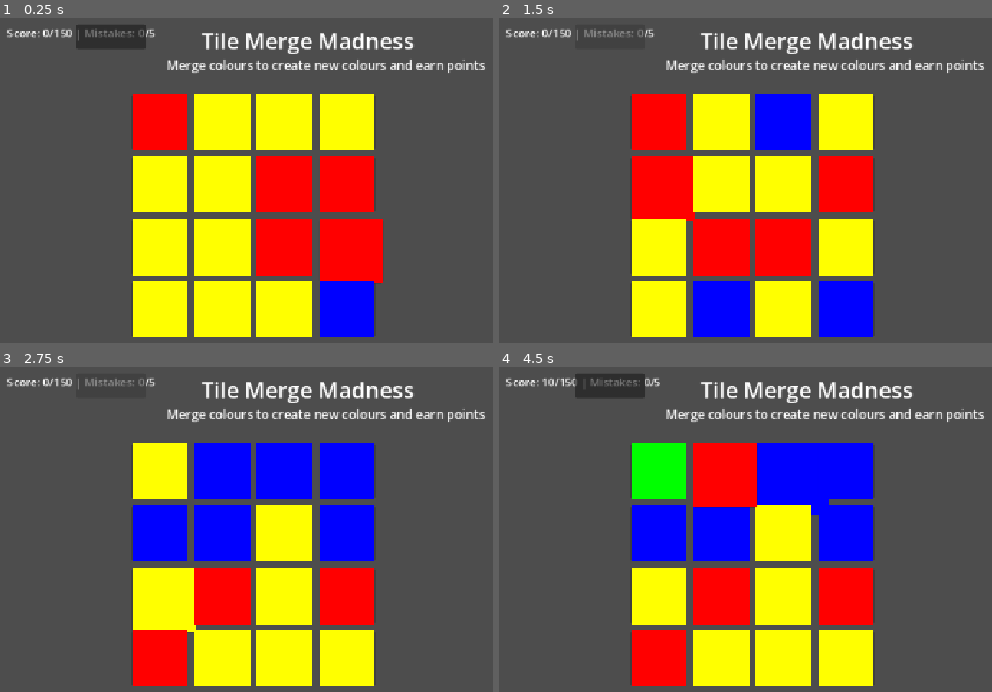
Above: before the commit, frames 1-4 (two rows, left to right).
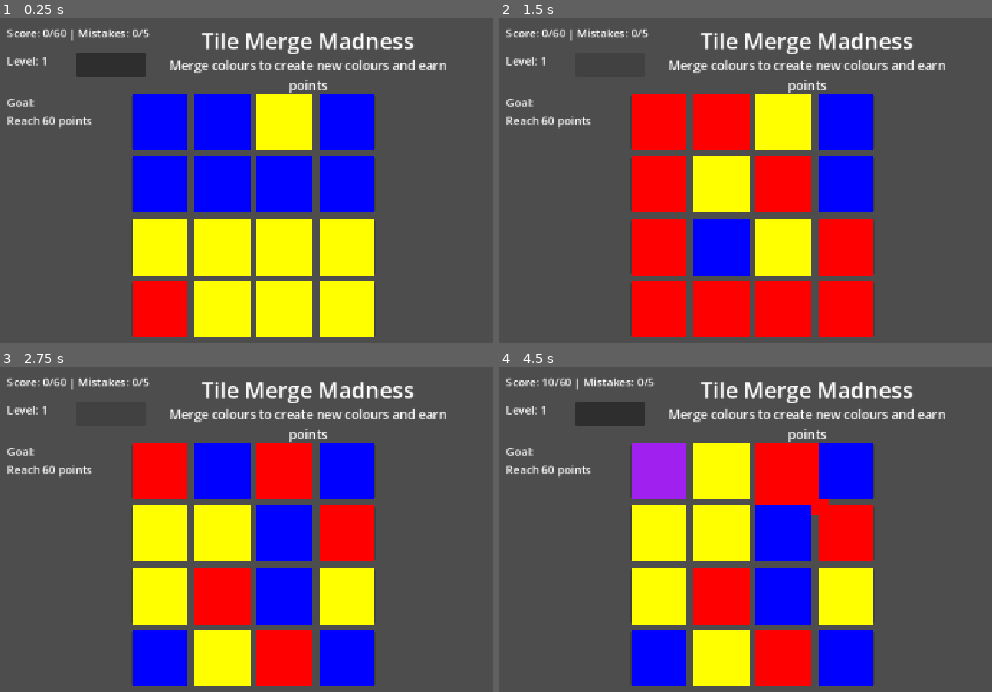
Above: after the commit, the same moments.

Repository: J-bot-oss/Tile-Merge-Godot
Game: Godot game, scene res://scenes/Game.tscn
Two runs of this game, one before a commit and one after it. Both use one fixed random seed, a clock stepped at 60 frames per second and the inputs below.
Inputs (mouse positions are in pixels of both pictures, inside the frame that each line leads up to; where the layout moved, square brackets give the same spot in the first picture):
- Up to frame 1 (0.25 s): no input
- Up to frame 2 (1.5 s): click (612, 63) [612, 37] at 0.5 s; click (612, 63) [612, 37] at 1.25 s
- Up to frame 3 (2.75 s): click (113, 412) [113, 386] at 2 s
- Up to frame 4 (4.5 s): click (656, 471) at 2.75 s; click (720, 471) at 3.52 s; click (784, 471) at 4.27 s

The runs differ from the first frame. In frame 1, 26% of the frame differs, in the area x 1-99%, y 2-99%; in frame 2, 28%; in frame 3, 24%; in frame 4, 28%.

Commit message:
Added some levels

Diff:
--- a/new-game-project/scenes/Game.tscn
+++ b/new-game-project/scenes/Game.tscn
@@ -17,9 +17,9 @@
 
 [node name="RestartButton" type="Button" parent="." unique_id=72492577]
 offset_left = 120.0
-offset_top = 20.0
+offset_top = 60.0
 offset_right = 220.0
-offset_bottom = 55.0
+offset_bottom = 95.0
 
 [node name="TitleLabel" type="Label" parent="." unique_id=848434669]
 offset_left = 300.0
@@ -36,15 +36,20 @@
 offset_bottom = 88.0
 theme_override_font_sizes/font_size = 18
 text = "Merge colours to create new colours and earn points"
+horizontal_alignment = 1
+vertical_alignment = 1
+autowrap_mode = 2
 
 [node name="WinLabel" type="Label" parent="." unique_id=335472259]
-z_index = 10
+z_index = 20
 offset_left = 350.0
 offset_top = 300.0
 offset_right = 426.0
 offset_bottom = 323.0
 theme_override_font_sizes/font_size = 48
 text = "YOU WIN!"
+horizontal_alignment = 1
+autowrap_mode = 2
 
 [node name="GameOverLabel" type="Label" parent="." unique_id=1587234428]
 z_index = 10
@@ -67,5 +72,21 @@
 stream = ExtResource("4_s0nni")
 
 [node name="DanceTimer" type="Timer" parent="." unique_id=1127941593]
-wait_time = 5.0
 autostart = true
+
+[node name="LevelLabel" type="Label" parent="." unique_id=2012623739]
+offset_left = 20.0
+offset_top = 60.0
+offset_right = 60.0
+offset_bottom = 83.0
+text = "Level:1"
+
+[node name="TargetLabel" type="Label" parent="." unique_id=840858360]
+offset_left = 20.0
+offset_top = 120.0
+offset_right = 320.0
+offset_bottom = 240.0
+text = "Targets:
+Purple: 0/3
+Green: 0/2
+Orange: 0/2"
--- a/new-game-project/scripts/game_manager.gd
+++ b/new-game-project/scripts/game_manager.gd
@@ -2,18 +2,24 @@
 
 const GRID_SIZE := 4
 const TILE_SIZE := 90
-const WIN_SCORE := 150
 const MAX_INVALID_MOVES := 5
 
 var tile_scene = preload("res://scenes/Tile.tscn")
 
 var selected_tile = null
 var coward_tile = null
+var grid_tiles = {}
 
 var score := 0
 var invalid_moves := 0
+var level := 1
+var target_score := 60
 var game_won := false
 var game_over := false
+
+var purple_count := 0
+var green_count := 0
+var orange_count := 0
 
 var colors = ["red", "blue", "yellow"]
 
@@ -27,6 +33,8 @@
 }
 
 @onready var score_label = $ScoreLabel
+@onready var level_label = $LevelLabel
+@onready var target_label = $TargetLabel
 @onready var restart_button = $RestartButton
 @onready var win_label = $WinLabel
 @onready var game_over_label = $GameOverLabel
@@ -38,35 +46,79 @@
 @onready var dance_timer = $DanceTimer
 
 func _ready():
+	randomize()
+
 	win_label.visible = false
 	game_over_label.visible = false
-	win_label.z_index = 10
-	game_over_label.z_index = 10
+	win_label.z_index = 20
+	game_over_label.z_index = 20
+
+	dance_timer.stop()
 
 	create_grid()
-	update_score()
-	choose_coward_tile()
+	update_ui()
 
 	restart_button.pressed.connect(_on_restart_pressed)
 	dance_timer.timeout.connect(_on_dance_timer_timeout)
 
-func update_score():
-	score_label.text = "Score: " + str(score) + "/" + str(WIN_SCORE) + " | Mistakes: " + str(invalid_moves) + "/" + str(MAX_INVALID_MOVES)
+func update_ui():
+	score_label.text = "Score: " + str(score) + "/" + str(target_score) + " | Mistakes: " + str(invalid_moves) + "/" + str(MAX_INVALID_MOVES)
+	level_label.text = "Level: " + str(level)
+
+	if level == 1:
+		target_label.text = "Goal:\nReach " + str(target_score) + " points"
+	elif level == 2:
+		target_label.text = "Targets:\nPurple: " + str(purple_count) + "/3\nGreen: " + str(green_count) + "/2\nOrange: " + str(orange_count) + "/2"
+	else:
+		target_label.text = "Survive:\nCoward tile + chaos board"
 
 func create_grid():
+	grid_tiles.clear()
+
 	for y in range(GRID_SIZE):
 		for x in range(GRID_SIZE):
-			spawn_tile(Vector2i(x, y))
-
-func spawn_tile(grid_pos):
+			spawn_tile(Vector2i(x, y), colors.pick_random())
+
+func spawn_tile(grid_pos, color_name = ""):
 	var tile = tile_scene.instantiate()
 	add_child(tile)
 
 	tile.position = grid_to_world(grid_pos)
-	tile.setup(colors.pick_random(), grid_pos)
+
+	if color_name == "":
+		color_name = get_spawn_color_for_level()
+
+	tile.setup(color_name, grid_pos)
 	tile.tile_clicked.connect(_on_tile_clicked)
 
+	grid_tiles[grid_pos] = tile
 	return tile
+
+func get_spawn_color_for_level():
+	if level == 2:
+		return get_level_two_spawn_color()
+
+	return colors.pick_random()
+
+func get_level_two_spawn_color():
+	var needed_ingredients = []
+
+	if purple_count < 3:
+		needed_ingredients.append("red")
+		needed_ingredients.append("blue")
+
+	if green_count < 2:
+		needed_ingredients.append("blue")
+		needed_ingredients.append("yellow")
+
+	if orange_count < 2:
+		needed_ingredients.append("red")
+		needed_ingredients.append("yellow")
+
+	if needed_ingredients.size() > 0:
+		return needed_ingredients.pick_random()
+
+	return colors.pick_random()
 
 func grid_to_world(grid_pos):
 	return Vector2(
@@ -78,9 +130,10 @@
 	if game_won or game_over:
 		return
 
-	if tile == coward_tile:
+	if level == 3 and tile == coward_tile:
 		move_coward_tile()
 		add_invalid_move()
+		chaos_punish()
 		return
 
 	if selected_tile == null:
@@ -109,33 +162,119 @@
 	var key = tile_a.tile_color + "+" + tile_b.tile_color
 
 	if merge_rules.has(key):
+		var result_color = merge_rules[key]
 		var old_position = tile_b.grid_position
 
-		tile_a.setup(merge_rules[key], tile_a.grid_position)
+		grid_tiles.erase(old_position)
+
+		tile_a.setup(result_color, tile_a.grid_position)
 		tile_b.queue_free()
+
 		spawn_tile(old_position)
 
 		score += 10
 		merge_sound.play()
 
-		update_score()
-		check_win()
-		choose_coward_tile()
-
-		if score >= 80 and not game_won:
-			unfair_shuffle()
+		if level == 2:
+			update_target_progress(result_color)
+
+		update_ui()
+		check_level_progress()
+
+		if level == 3 and not game_won:
+			choose_coward_tile()
+			chaos_after_merge()
 	else:
 		add_invalid_move()
+
+func update_target_progress(result_color):
+	if result_color == "purple":
+		purple_count += 1
+	elif result_color == "green":
+		green_count += 1
+	elif result_color == "orange":
+		orange_count += 1
 
 func add_invalid_move():
 	invalid_moves += 1
 	invalid_sound.play()
 
-	update_score()
+	update_ui()
 	check_game_over()
 
-	if score >= 50 and not game_over:
-		unfair_shuffle()
+	if level == 3 and not game_over:
+		chaos_punish()
+
+func check_level_progress():
+	if level == 1 and score >= target_score:
+		level = 2
+		target_score = 120
+		score = 0
+		invalid_moves = 0
+
+		purple_count = 0
+		green_count = 0
+		orange_count = 0
+
+		reset_board_for_level_two()
+		show_level_message("LEVEL 2:\nCREATE TARGET COLOURS")
+		update_ui()
+		return
+
+	if level == 2:
+		if purple_count >= 3 and green_count >= 2 and orange_count >= 2:
+			level = 3
+			target_score = 80
+			score = 0
+			invalid_moves = 0
+
+			reset_board_for_level_three()
+
+			dance_timer.wait_time = 5
+			dance_timer.start()
+
+			choose_coward_tile()
+			show_level_message("LEVEL 3:\nTHE BOARD CHEATS")
+			update_ui()
+			return
+
+	if level == 3 and score >= target_score:
+		game_won = true
+		win_label.text = "YOU SURVIVED\nTHE TILES!"
+		win_label.visible = true
+		win_sound.play()
+
+func reset_board_for_level_two():
+	for tile in grid_tiles.values():
+		if tile != null and is_instance_valid(tile):
+			tile.queue_free()
+
+	grid_tiles.clear()
+
+	for y in range(GRID_SIZE):
+		for x in range(GRID_SIZE):
+			var grid_pos = Vector2i(x, y)
+			spawn_tile(grid_pos, get_level_two_spawn_color())
+
+func reset_board_for_level_three():
+	for tile in grid_tiles.values():
+		if tile != null and is_instance_valid(tile):
+			tile.queue_free()
+
+	grid_tiles.clear()
+
+	for y in range(GRID_SIZE):
+		for x in range(GRID_SIZE):
+			var grid_pos = Vector2i(x, y)
+			spawn_tile(grid_pos, colors.pick_random())
+
+func show_level_message(message):
+	win_label.text = message
+	win_label.visible = true
+	await get_tree().create_timer(1.8).timeout
+
+	if not game_won:
+		win_label.visible = false
 
 func choose_coward_tile():
 	var tiles = get_tree().get_nodes_in_group("tiles")
@@ -147,24 +286,47 @@
 		coward_tile.scale = Vector2.ONE
 
 	coward_tile = tiles.pick_random()
-	coward_tile.scale = Vector2(1.15, 1.15)
+	coward_tile.scale = Vector2(1.2, 1.2)
 
 func move_coward_tile():
 	if coward_tile == null or not is_instance_valid(coward_tile):
 		return
 
-	var new_pos = Vector2i(
-		randi_range(0, GRID_SIZE - 1),
-		randi_range(0, GRID_SIZE - 1)
-	)
-
-	coward_tile.grid_position = new_pos
-	coward_tile.position = grid_to_world(new_pos)
+	var possible_positions = []
+
+	for y in range(GRID_SIZE):
+		for x in range(GRID_SIZE):
+			var grid_pos = Vector2i(x, y)
+
+			if grid_pos != coward_tile.grid_position and grid_tiles.has(grid_pos):
+				possible_positions.append(grid_pos)
+
+	if possible_positions.size() == 0:
+		return
+
+	var new_pos = possible_positions.pick_random()
+	swap_tiles_by_position(coward_tile.grid_position, new_pos)
 
 func _on_dance_timer_timeout():
-	if game_won or game_over:
-		return
-
+	if level != 3 or game_won or game_over:
+		return
+
+	random_tile_swap()
+
+func chaos_after_merge():
+	var chance = randi_range(1, 100)
+
+	if chance <= 60:
+		random_tile_swap()
+
+	if chance <= 35:
+		random_tile_swap()
+
+func chaos_punish():
+	random_tile_swap()
+	random_tile_swap()
+
+func random_tile_swap():
 	var tiles = get_tree().get_nodes_in_group("tiles")
 
 	if tiles.size() < 2:
@@ -176,28 +338,34 @@
 	while tile_a == tile_b:
 		tile_b = tiles.pick_random()
 
-	var pos_a = tile_a.grid_position
-	var pos_b = tile_b.grid_position
+	swap_tiles_by_position(tile_a.grid_position, tile_b.grid_position)
+
+func swap_tiles_by_position(pos_a, pos_b):
+	if not grid_tiles.has(pos_a) or not grid_tiles.has(pos_b):
+		return
+
+	var tile_a = grid_tiles[pos_a]
+	var tile_b = grid_tiles[pos_b]
+
+	if tile_a == null or tile_b == null:
+		return
+
+	if not is_instance_valid(tile_a) or not is_instance_valid(tile_b):
+		return
+
+	grid_tiles[pos_a] = tile_b
+	grid_tiles[pos_b] = tile_a
 
 	tile_a.grid_position = pos_b
 	tile_b.grid_position = pos_a
 
 	tile_a.position = grid_to_world(pos_b)
 	tile_b.position = grid_to_world(pos_a)
-
-func unfair_shuffle():
-	for i in range(3):
-		_on_dance_timer_timeout()
-
-func check_win():
-	if score >= WIN_SCORE and not game_won:
-		game_won = true
-		win_label.visible = true
-		win_sound.play()
 
 func check_game_over():
 	if invalid_moves >= MAX_INVALID_MOVES and not game_over:
 		game_over = true
+		game_over_label.text = "GAME OVER!\nTHE TILES WON."
 		game_over_label.visible = true
 		game_over_sound.play()
 
--- a/new-game-project/scripts/tile.gd
+++ b/new-game-project/scripts/tile.gd
@@ -36,6 +36,12 @@
 			color_rect.color = Color.GREEN
 		"orange":
 			color_rect.color = Color.ORANGE
+		"brown":
+			color_rect.color = Color.SADDLE_BROWN
+		"lime":
+			color_rect.color = Color.LIME
+		"pink":
+			color_rect.color = Color.PINK
 		_:
 			color_rect.color = Color.WHITE
 
